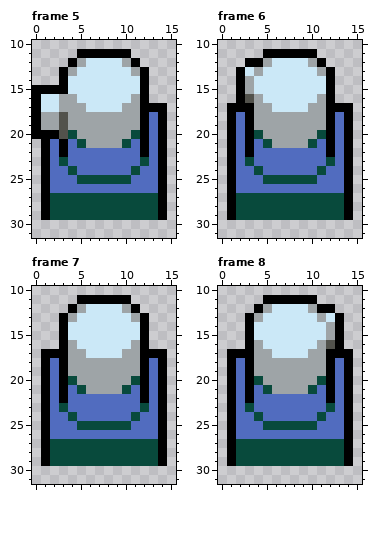
Edited in one commit: pixel-art file (.project/art/turret.aseprite). That is the earlier state.
16x32 pixels, 8 frames. Shown: frame 5: x 0..15, y 10..31; frame 6: x 0..15, y 10..31; frame 7: x 0..15, y 10..31; frame 8: x 0..15, y 10..31. The commit also changed other frames, which this record leaves out.
Once edited:
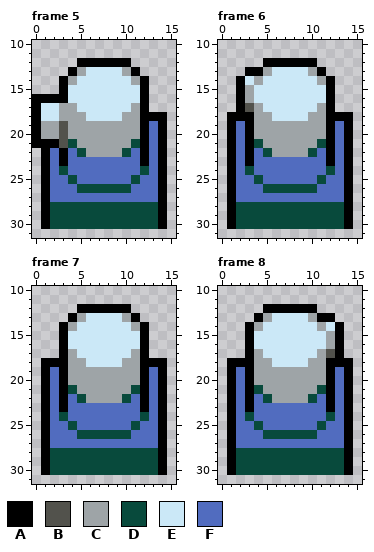
Palette (. is transparent): A #000000  B #52524c  C #9ea4a7  D #084a3c  E #cbe8f7  F #516cbf
Changes in this commit:
Frame 5:
y 11: x 5..10 AAAAAA -> ......
y 12: x 4..11 ACEEEECA -> .AAAAAA.
y 13: x 3..5 ACE -> .AC; x 10..12 ECA -> CA.
y 14: x 4 E -> C; x 11 E -> C
y 15: x 0..2 AAA -> ...
y 16: x 1..4 EECC -> AAAE; x 11 C -> E
y 17: x 5 C -> E; x 10 C -> E; x 13..14 AA -> ..
y 18: x 1..3 CCB -> EEC; x 6..9 CCCC -> EEEE; x 13 F -> A
y 20: x 1..2 AA -> CC; x 4 D -> C; x 11 D -> C
y 21: x 0 . -> A; x 2..5 FAFD -> ABDC; x 10..11 DF -> CD
y 22: x 5..10 FFFFFF -> DCCCCD
y 23: x 3 D -> A; x 12 D -> A
y 24: x 3..4 FD -> DF; x 11..12 DF -> FD
y 25: x 4..11 FDDDDDDF -> DFFFFFFD
y 26: x 5..10 FFFFFF -> DDDDDD
y 27: x 2..13 DDDDDDDDDDDD -> FFFFFFFFFFFF
y 30: x 1..14 .............. -> ADDDDDDDDDDDDA
Frame 6:
y 11: x 5..10 AAAAAA -> ......
y 12: x 3..11 AACEEEECA -> ..AAAAAA.
y 13: x 2..5 AECE -> .AAC; x 10..12 ECA -> CA.
y 14: x 3..4 CE -> EC; x 11 E -> C
y 16: x 3..4 BC -> CE; x 11 C -> E
y 17: x 1 A -> .; x 3 A -> B; x 5 C -> E; x 10 C -> E; x 13..14 AA -> ..
y 18: x 2 F -> A; x 6..9 CCCC -> EEEE; x 13 F -> A
y 20: x 4 D -> C; x 11 D -> C
y 21: x 4..5 FD -> DC; x 10..11 DF -> CD
y 22: x 5..10 FFFFFF -> DCCCCD
y 23: x 3 D -> A; x 12 D -> A
y 24: x 3..4 FD -> DF; x 11..12 DF -> FD
y 25: x 4..11 FDDDDDDF -> DFFFFFFD
y 26: x 5..10 FFFFFF -> DDDDDD
y 27: x 2..13 DDDDDDDDDDDD -> FFFFFFFFFFFF
y 30: x 1..14 .............. -> ADDDDDDDDDDDDA
Frame 7:
y 11: x 5..10 AAAAAA -> ......
y 12: x 4..11 ACEEEECA -> .AAAAAA.
y 13: x 3..5 ACE -> .AC; x 10..12 ECA -> CA.
y 14: x 4 E -> C; x 11 E -> C
y 16: x 4 C -> E; x 11 C -> E
y 17: x 1..2 AA -> ..; x 5 C -> E; x 10 C -> E; x 13..14 AA -> ..
y 18: x 2 F -> A; x 6..9 CCCC -> EEEE; x 13 F -> A
y 20: x 4 D -> C; x 11 D -> C
y 21: x 4..5 FD -> DC; x 10..11 DF -> CD
y 22: x 5..10 FFFFFF -> DCCCCD
y 23: x 3 D -> A; x 12 D -> A
y 24: x 3..4 FD -> DF; x 11..12 DF -> FD
y 25: x 4..11 FDDDDDDF -> DFFFFFFD
y 26: x 5..10 FFFFFF -> DDDDDD
y 27: x 2..13 DDDDDDDDDDDD -> FFFFFFFFFFFF
y 30: x 1..14 .............. -> ADDDDDDDDDDDDA
Frame 8:
y 11: x 5..10 AAAAAA -> ......
y 12: x 4..12 ACEEEECAA -> .AAAAAA..
y 13: x 3..5 ACE -> .AC; x 10..13 ECEA -> CAA.
y 14: x 4 E -> C; x 11..12 EC -> CE
y 16: x 4 C -> E; x 11..12 CB -> EC
y 17: x 1..2 AA -> ..; x 5 C -> E; x 10 C -> E; x 12 A -> B; x 14 A -> .
y 18: x 2 F -> A; x 6..9 CCCC -> EEEE; x 13 F -> A
y 20: x 4 D -> C; x 11 D -> C
y 21: x 4..5 FD -> DC; x 10..11 DF -> CD
y 22: x 5..10 FFFFFF -> DCCCCD
y 23: x 3 D -> A; x 12 D -> A
y 24: x 3..4 FD -> DF; x 11..12 DF -> FD
y 25: x 4..11 FDDDDDDF -> DFFFFFFD
y 26: x 5..10 FFFFFF -> DDDDDD
y 27: x 2..13 DDDDDDDDDDDD -> FFFFFFFFFFFF
y 30: x 1..14 .............. -> ADDDDDDDDDDDDA
Pixel boxes of the changes (left, top, right, bottom) in both pictures:
changed: (32, 49, 167, 229)
changed: (227, 49, 353, 229)
changed: (41, 295, 167, 475)
changed: (227, 295, 353, 475)
